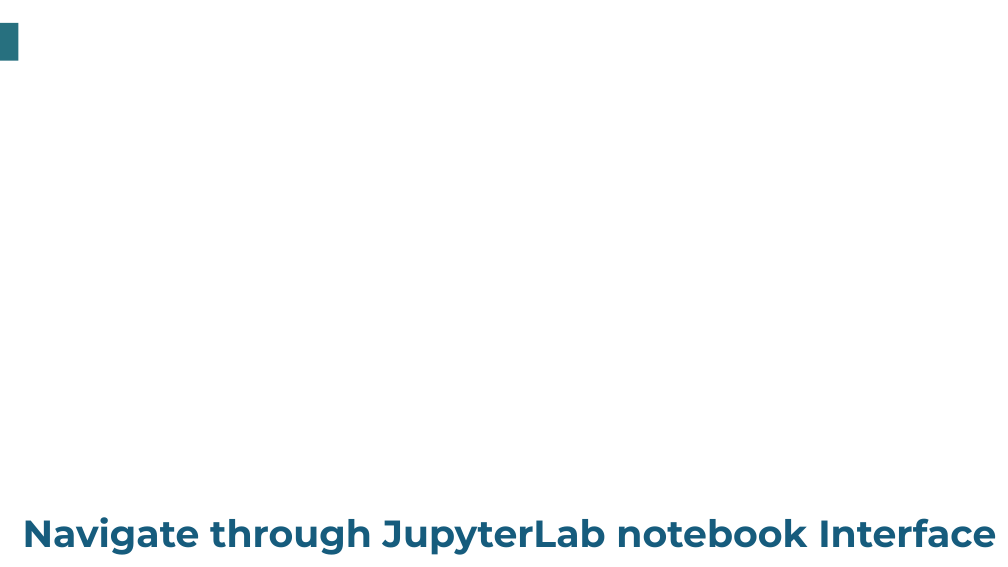
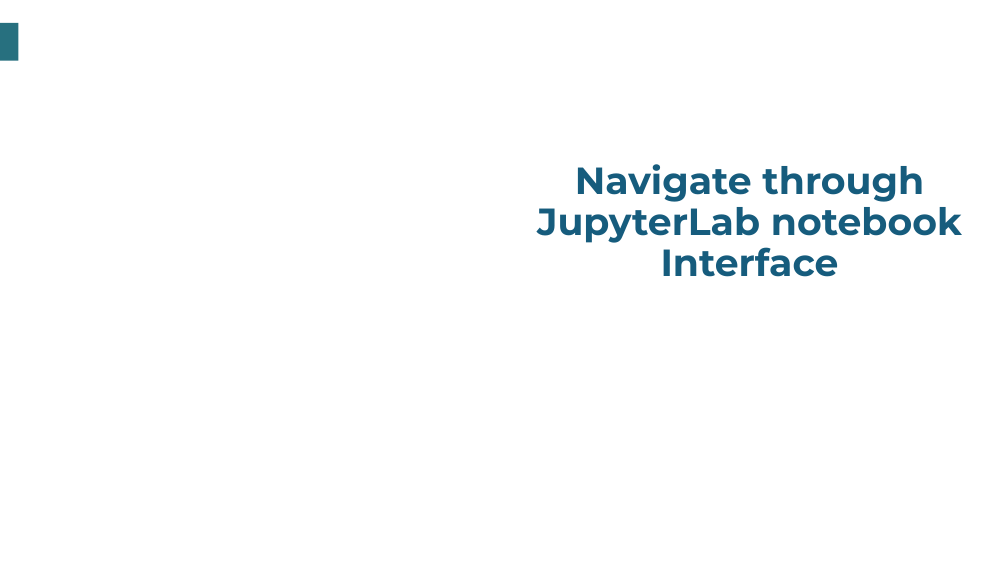
Before and after one commit to tauniversity/TAU-Data-Science-Training, a slide deck: slide 2 of Data Science resources/Programming in Python/Slides/Slide Unit 1/Working with Jupyter lab.pptx. Drawn at 1008x567 pixels with LibreOffice and Linux fonts; fonts in the diff are those of the drawing; background and template pictures are left out. Boxes give left, top, right and bottom in pixels: in the first picture for what was removed or moved away, otherwise in the second. Text is boxed around its words. In the diff, an @@ line names an element or a change of style, - is before the commit and + after.

```diff
--- a/Data Science resources/Programming in Python/Slides/Slide Unit 1/Working with Jupyter lab.pptx
+++ b/Data Science resources/Programming in Python/Slides/Slide Unit 1/Working with Jupyter lab.pptx
@@ title "Navigate through JupyterLab notebook Interface" rewrapped from box(23, 517, 996, 555) to box(537, 164, 962, 277) @@
```
Also in this commit, not shown: 1 other slide changed, 9 other files.
